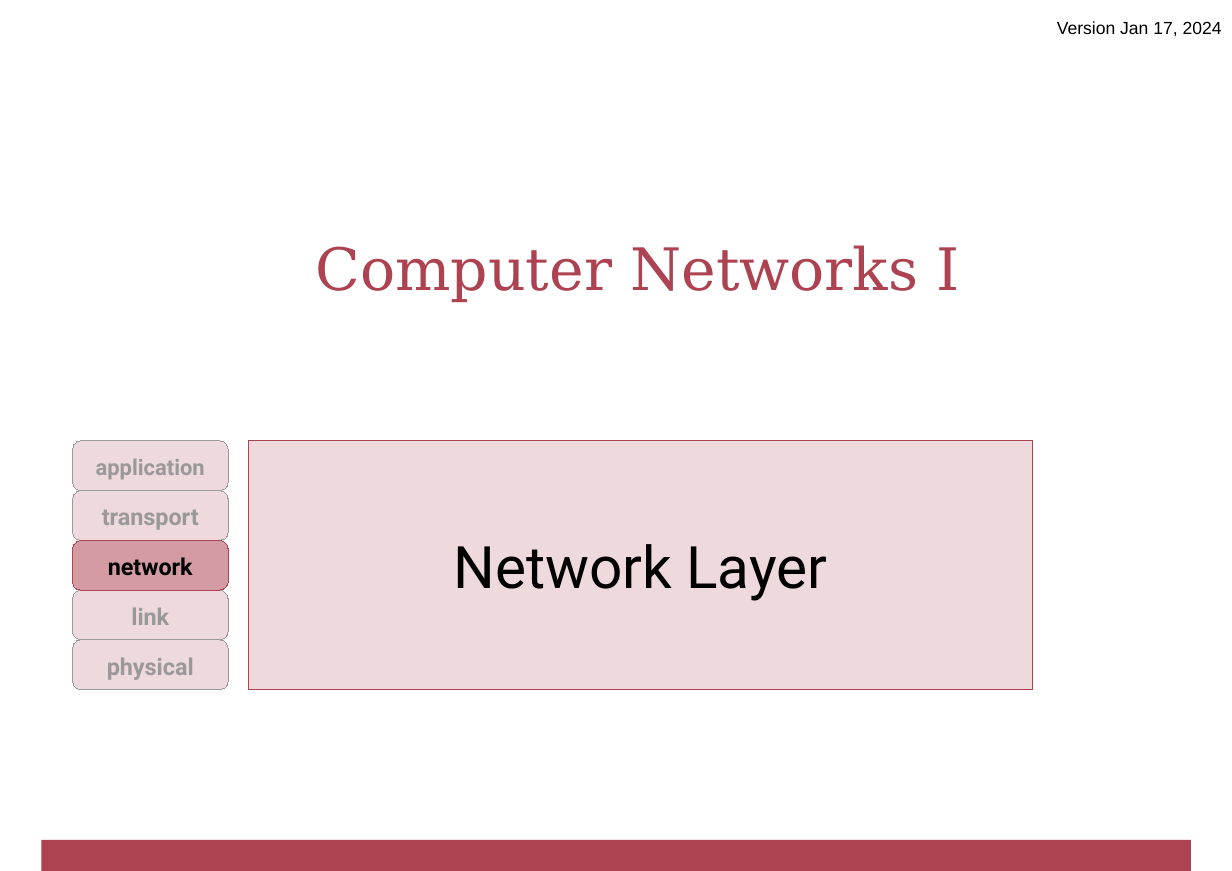
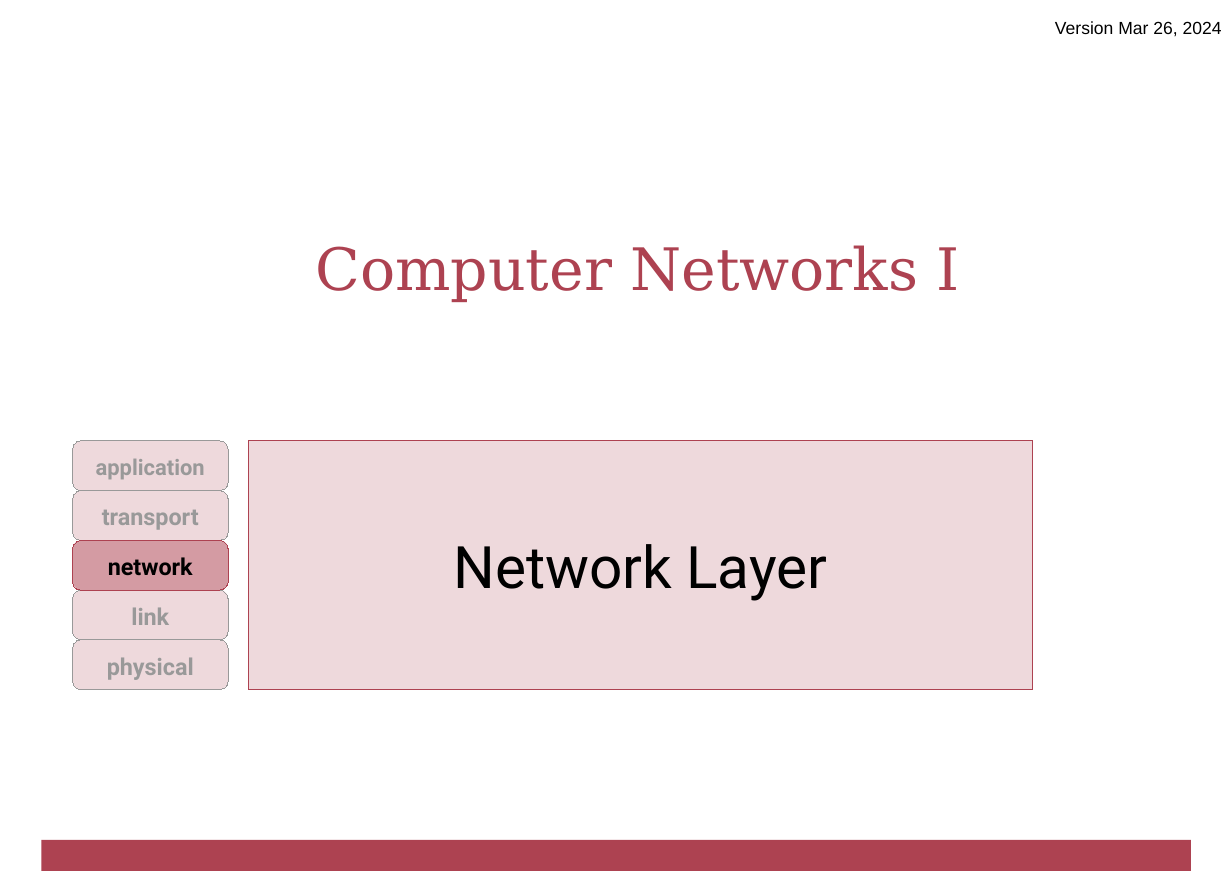
Before and after one commit to cletomartin/redes1, a slide deck: slide 1 of slides/network.odp. Drawn at 1232x871 pixels with LibreOffice and Linux fonts; fonts in the diff are those of the drawing; background and template pictures are left out. Boxes give left, top, right and bottom in pixels: in the first picture for what was removed or moved away, otherwise in the second. Text is boxed around its words. In the diff, an @@ line names an element or a change of style, - is before the commit and + after.

Commit message:
finished network chapter

```diff
--- a/slides/network.odp
+++ b/slides/network.odp
@@ text at [1055,21,1222,36]: text changed @@
-Version Jan 17, 2024
+Version Mar 26, 2024
```
Also in this commit, not shown: 20 other slides changed, 1 other file.
